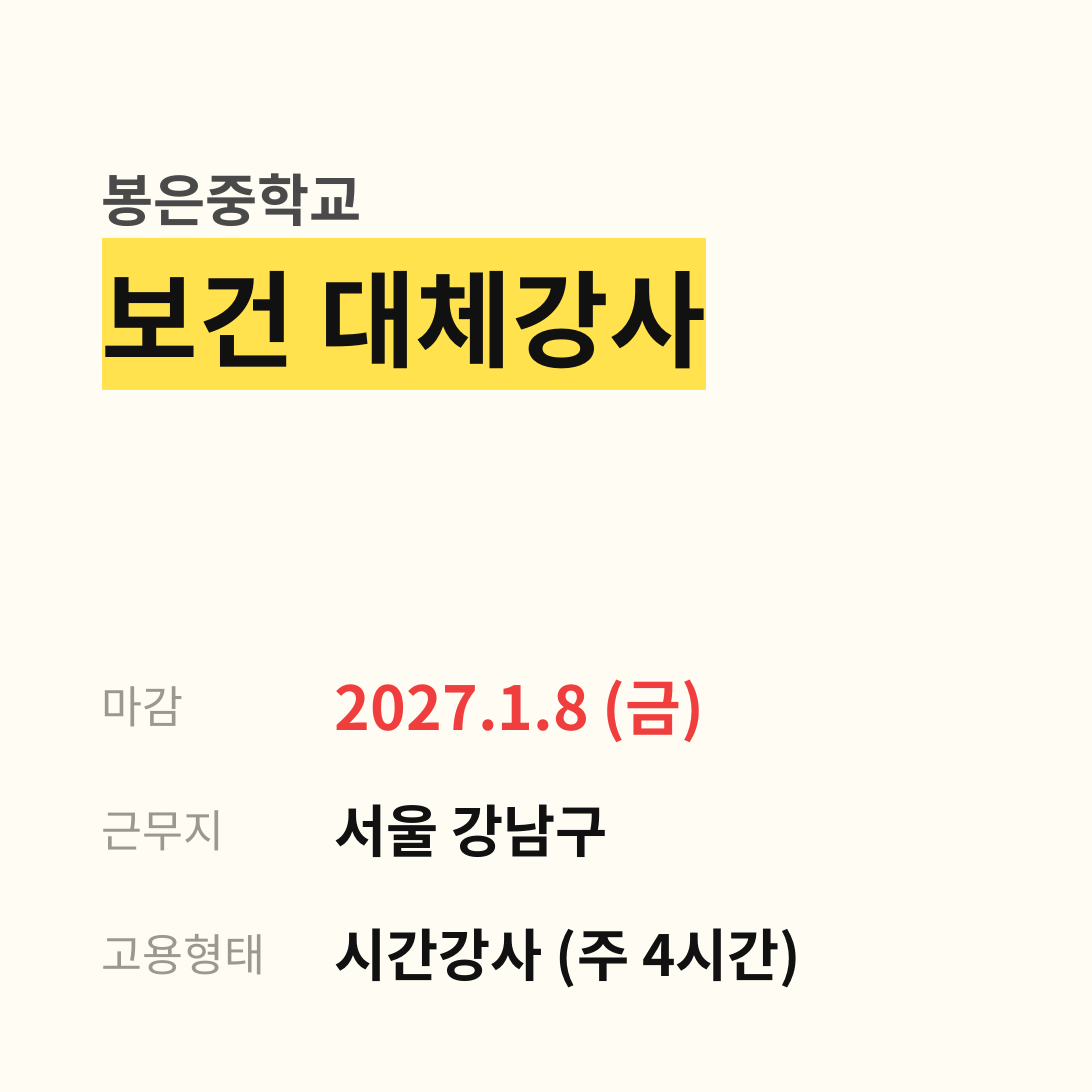
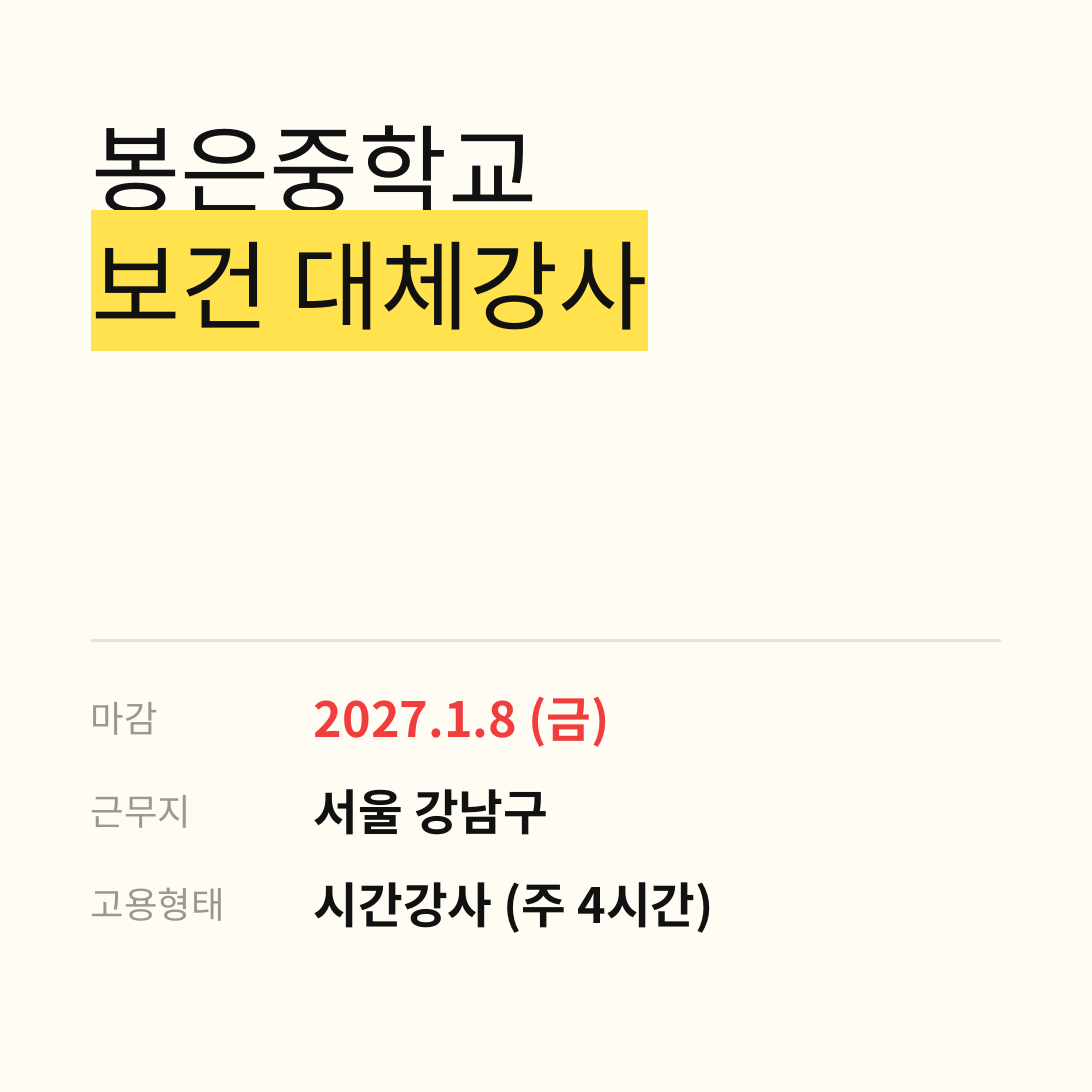
Before and after one commit to a55796196-sudo/nurse_jobs, a slide deck: slide 5 of blog_images/2026-11-17_썸네일.pptx. Drawn at 1092x1092 pixels with LibreOffice and Linux fonts; fonts in the diff are those of the drawing. Boxes give left, top, right and bottom in pixels: in the first picture for what was removed or moved away, otherwise in the second. Text is boxed around its words. In the diff, an @@ line names an element or a change of style, - is before the commit and + after.

```diff
--- a/blog_images/2026-11-17_썸네일.pptx
+++ b/blog_images/2026-11-17_썸네일.pptx
@@ title "봉은중학교": place and size @@
-title "봉은중학교" at (102,173,362,226)
+title "봉은중학교" at (91,125,648,330)
@@ title "봉은중학교" at (91,125,648,330): vertical alignment bottom to top @@
@@ title at (91,125,537,231): size 28 to 48 pt, font Noto Sans CJK KR to Lato, text colour #4A4A4A to #111111, bold off in "봉은중학교"; less space between paragraphs @@
@@ title at (91,241,648,330): paragraph added @@
+보건 대체강사
@@ title removed at (102,271,706,369) @@
-보건 대체강사
@@ line added from (90, 641) to (1002, 641), #E8E3D3 1.5 pt @@
@@ text "마감": place and size @@
-text "마감" at (102,686,184,727)
+text "마감" at (91,702,158,735)
@@ text "2027.1.8 (금)": place and size @@
-text "2027.1.8 (금)" at (335,679,705,742)
+text "2027.1.8 (금)" at (314,696,609,747)
@@ text "2027.1.8 (금)" at (314,696,609,747): size 30 to 24 pt; less space between paragraphs @@
@@ text "근무지": place and size @@
-text "근무지" at (102,810,225,851)
+text "근무지" at (91,795,191,828)
@@ text "서울 강남구": place and size @@
-text "서울 강남구" at (335,804,608,857)
+text "서울 강남구" at (314,789,548,835)
@@ text "서울 강남구" at (314,789,548,835): size 28 to 24 pt @@
@@ size 22 to 18 pt in 3 elements at (91,702,158,735), (91,795,191,828), (91,888,225,921) @@
@@ text "고용형태": place and size @@
-text "고용형태" at (102,934,265,975)
+text "고용형태" at (91,888,225,921)
@@ text "시간강사 (주 4시간)" at (314,882,713,933): size 28 to 24 pt @@
@@ text "시간강사 (주 4시간)": place and size @@
-text "시간강사 (주 4시간)" at (335,928,801,988)
+text "시간강사 (주 4시간)" at (314,882,713,933)
```
Also in this commit, not shown: 4 other slides changed, 5 other files.
